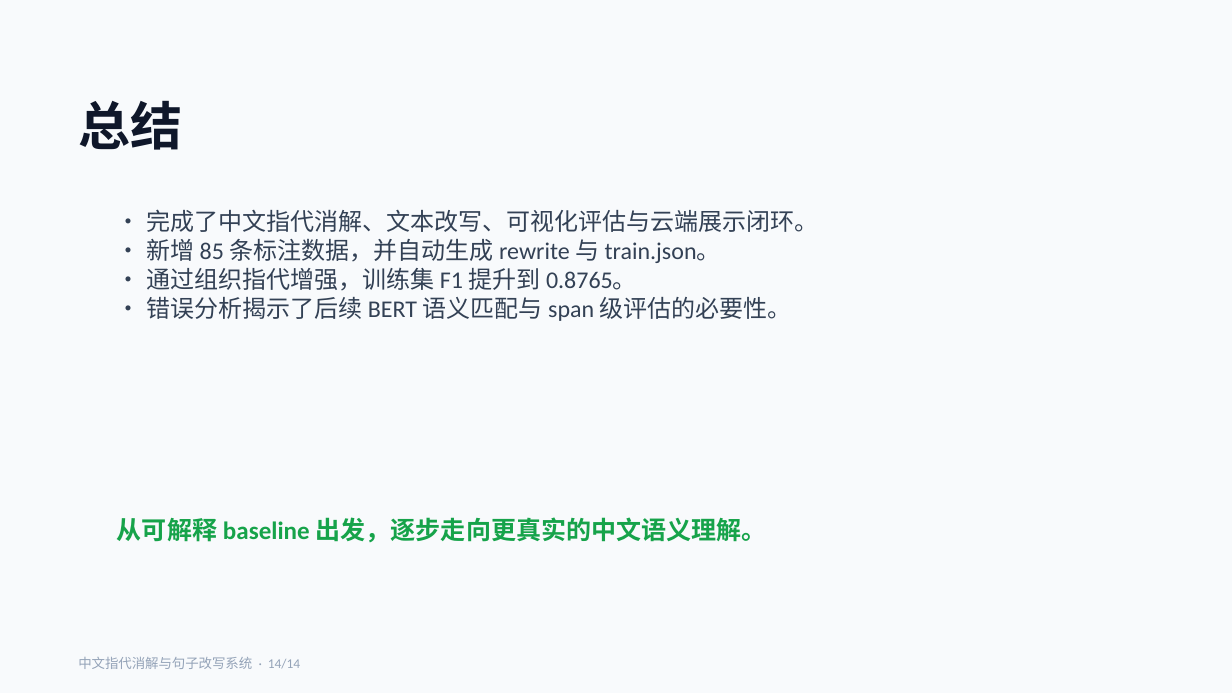
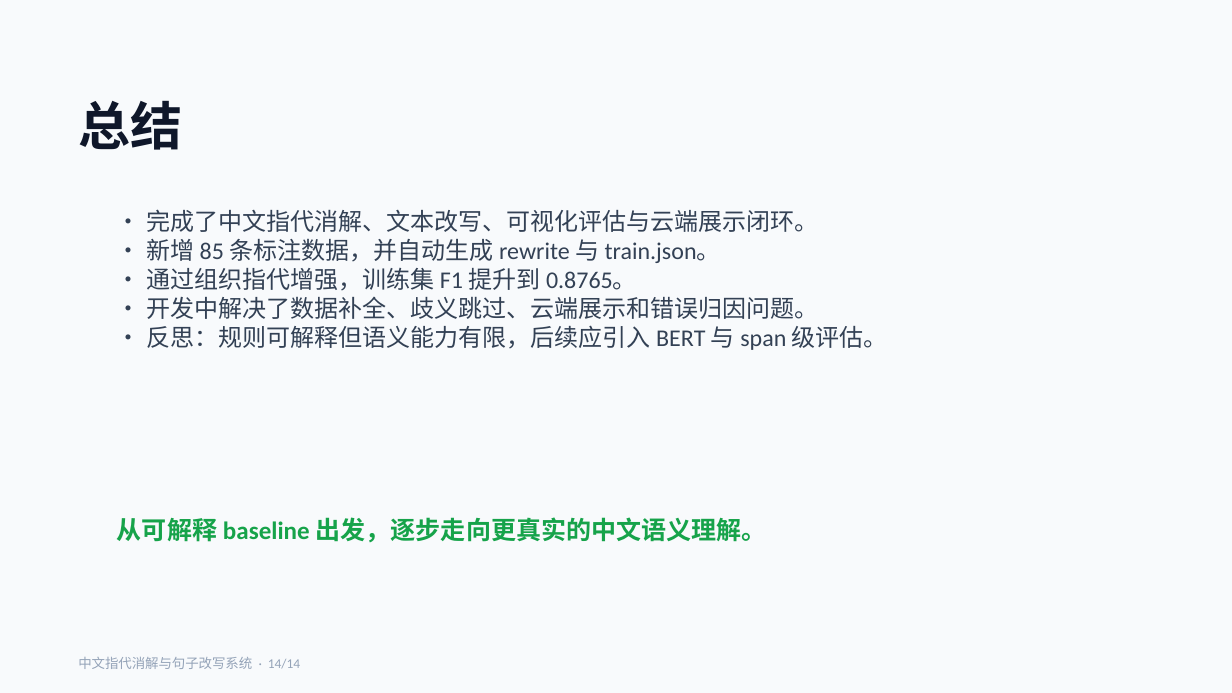
Before and after one commit to ShiningZec/chinese-coreference-rewrite, a slide deck: slide 14 of outputs/中文指代消解与句子改写系统_14页汇报PPT.pptx. Drawn at 1232x693 pixels with LibreOffice and Linux fonts; fonts in the diff are those of the drawing. Boxes give left, top, right and bottom in pixels: in the first picture for what was removed or moved away, otherwise in the second. Text is boxed around its words. In the diff, an @@ line names an element or a change of style, - is before the commit and + after.

```diff
--- a/outputs/中文指代消解与句子改写系统_14页汇报PPT.pptx
+++ b/outputs/中文指代消解与句子改写系统_14页汇报PPT.pptx
@@ text at (x1=146, y1=297, x2=888, y2=350): text changed @@
-• 错误分析揭示了后续 BERT 语义匹配与 span 级评估的必要性。
+• 开发中解决了数据补全、歧义跳过、云端展示和错误归因问题。
+• 反思：规则可解释但语义能力有限，后续应引入 BERT 与 span 级评估。
```
Also in this commit, not shown: 8 other slides changed, 29 other files.
